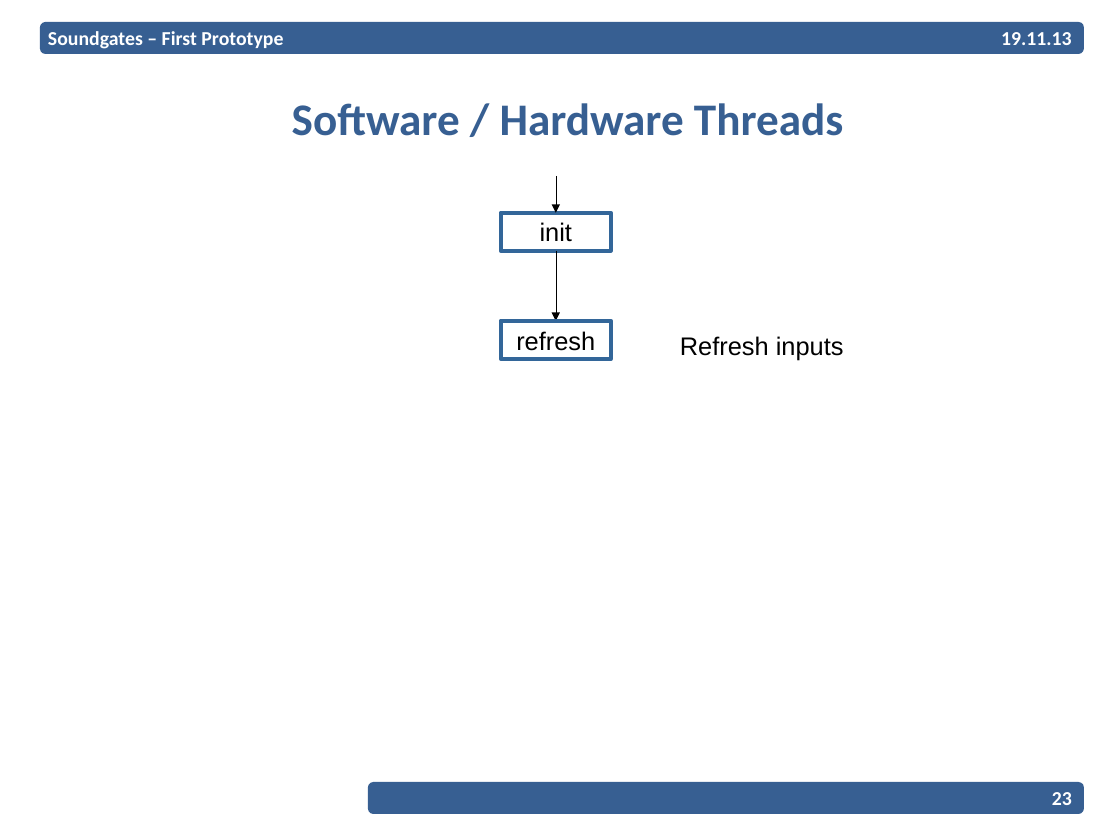
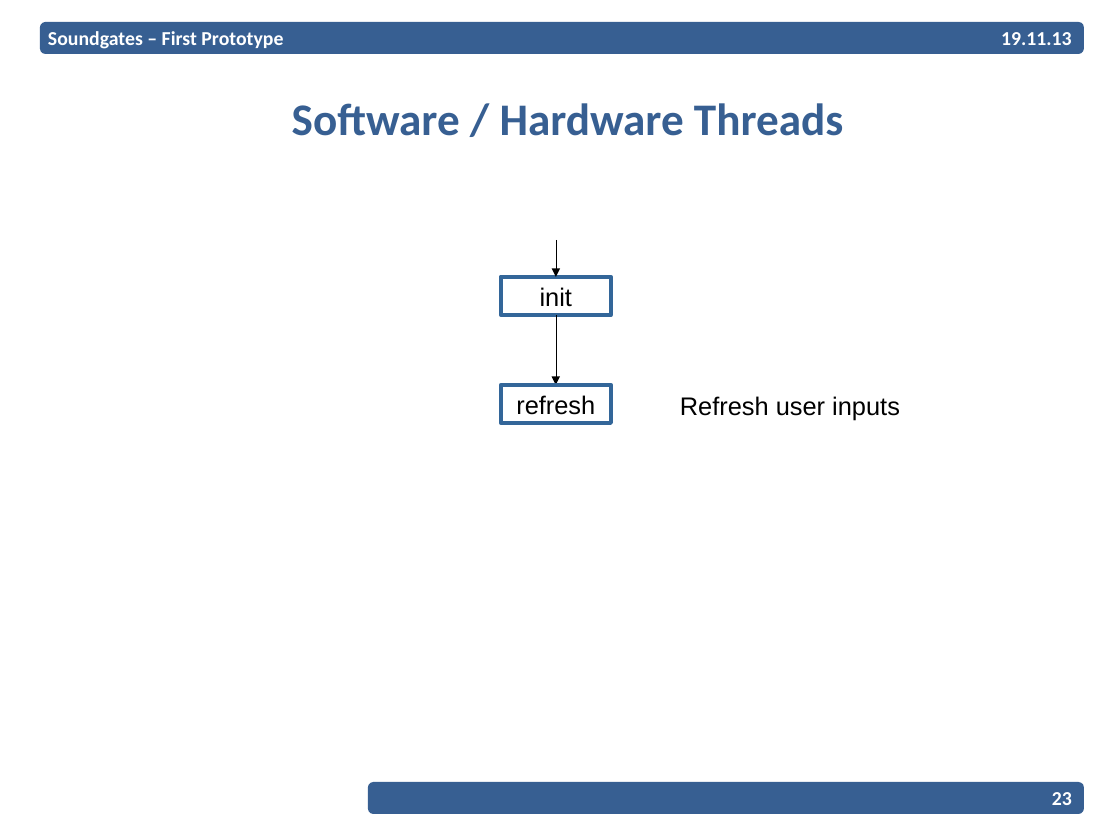
Before and after one commit to EPiCS/soundgates, a slide deck: slide 23 of documents/milestone1-2-presentation/Presentation.odp. Drawn at 1120x840 pixels with LibreOffice and Linux fonts; fonts in the diff are those of the drawing; background and template pictures are left out. Boxes give left, top, right and bottom in pixels: in the first picture for what was removed or moved away, otherwise in the second. Text is boxed around its words. In the diff, an @@ line names an element or a change of style, - is before the commit and + after.

```diff
--- a/documents/milestone1-2-presentation/Presentation.odp
+++ b/documents/milestone1-2-presentation/Presentation.odp
@@ 2 rectangles, 2 elbow arrows: place and size @@
-2 rectangles, 2 elbow arrows at box(501, 176, 611, 360)
+2 rectangles, 2 elbow arrows at box(501, 240, 611, 424)
@@ text at box(680, 396, 900, 421): text changed @@
-Refresh inputs
+Refresh user inputs
```
Also in this commit, not shown: 3 other slides changed, 1 slide removed.
